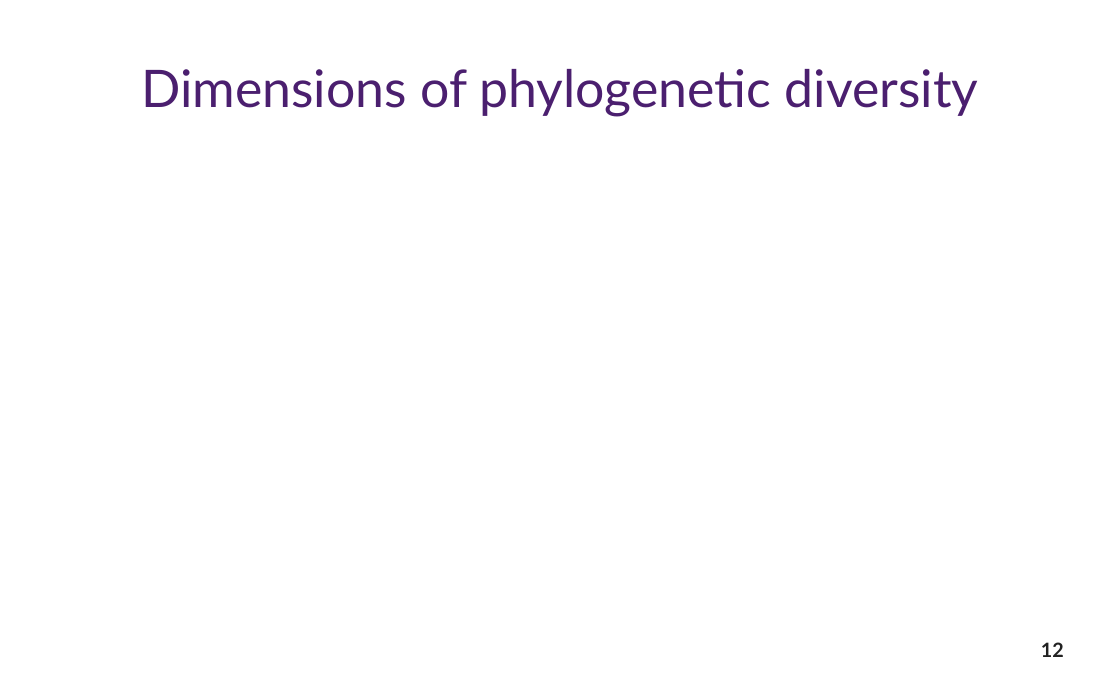
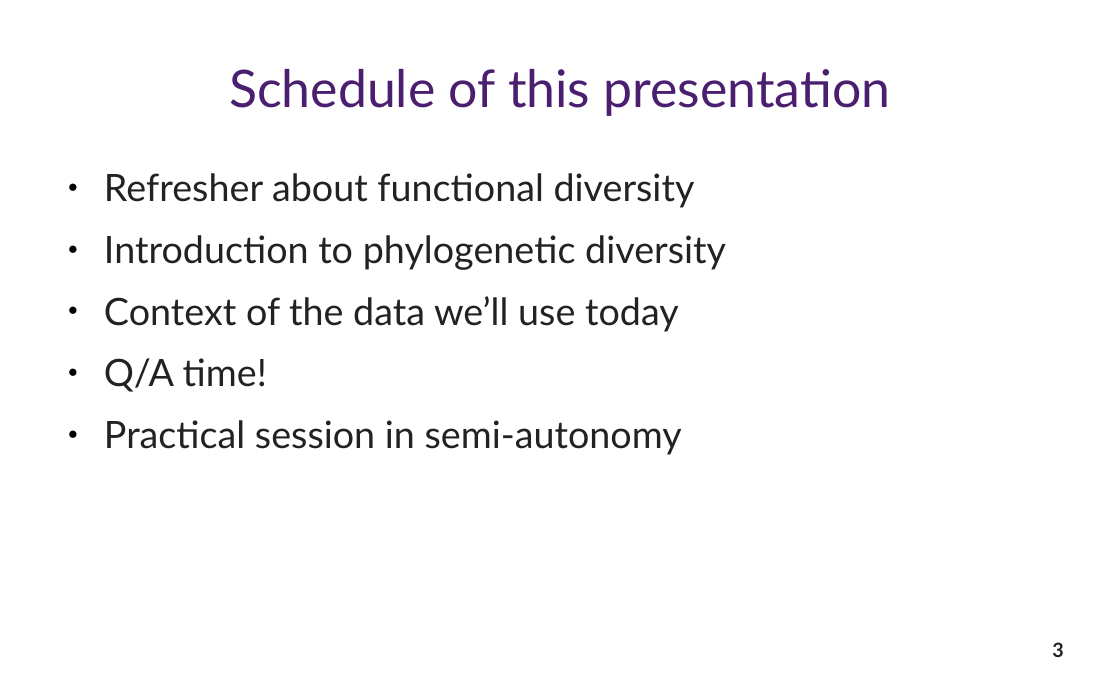
Before and after one commit to Rekyt/biodiversity_facets_tutorial, a slide deck: slide 3 of biodiversity_facets_presentation.odp (slide 12 before the commit). Drawn at 1120x700 pixels with LibreOffice and Linux fonts; fonts in the diff are those of the drawing. Boxes give left, top, right and bottom in pixels: in the first picture for what was removed or moved away, otherwise in the second. Text is boxed around its words. In the diff, an @@ line names an element or a change of style, - is before the commit and + after.

```diff
--- a/biodiversity_facets_presentation.odp
+++ b/biodiversity_facets_presentation.odp
@@ title at bbox=[229, 69, 891, 116]: text changed @@
-Dimensions of phylogenetic diversity
+Schedule of this presentation
@@ text added at bbox=[104, 173, 726, 455], 26.7 pt, text #222222 @@
+● Refresher about functional diversity
+● Introduction to phylogenetic diversity
+● Context of the data we’ll use today
+● Q/A time!
+● Practical session in semi-autonomy
@@ page number at bbox=[1052, 642, 1063, 657]: text changed @@
-12
+3
```
Also in this commit, not shown: 3 other slides changed, 9 slides added, 4 slides removed.
